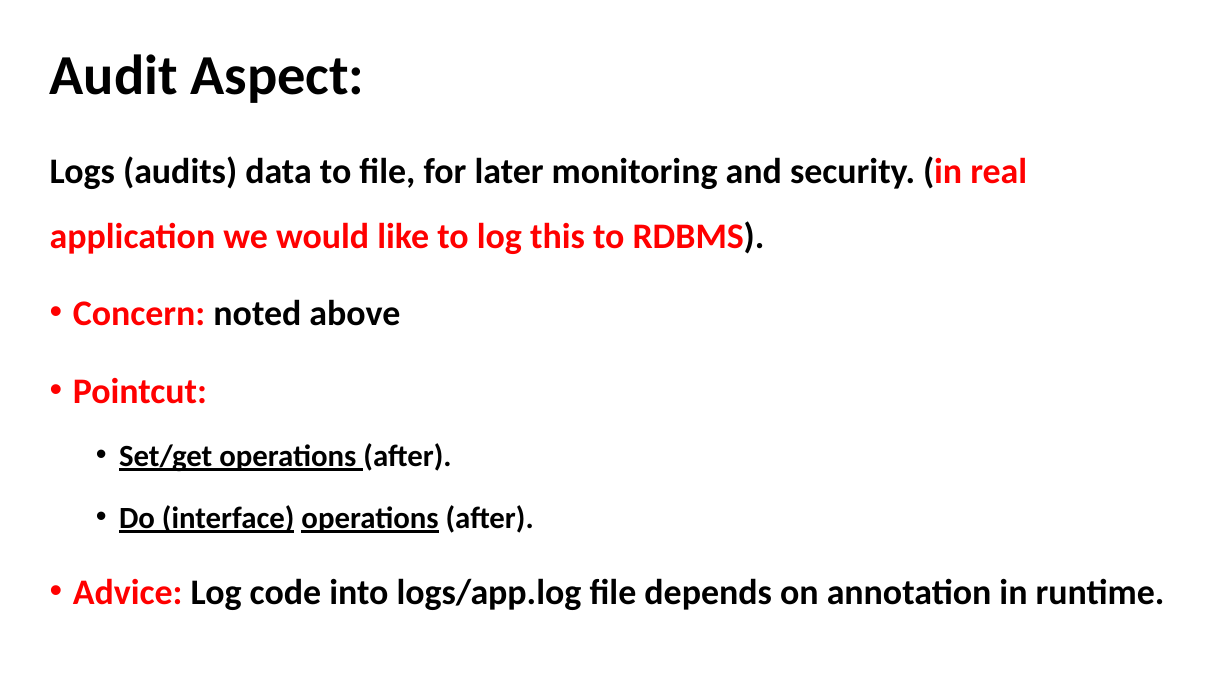
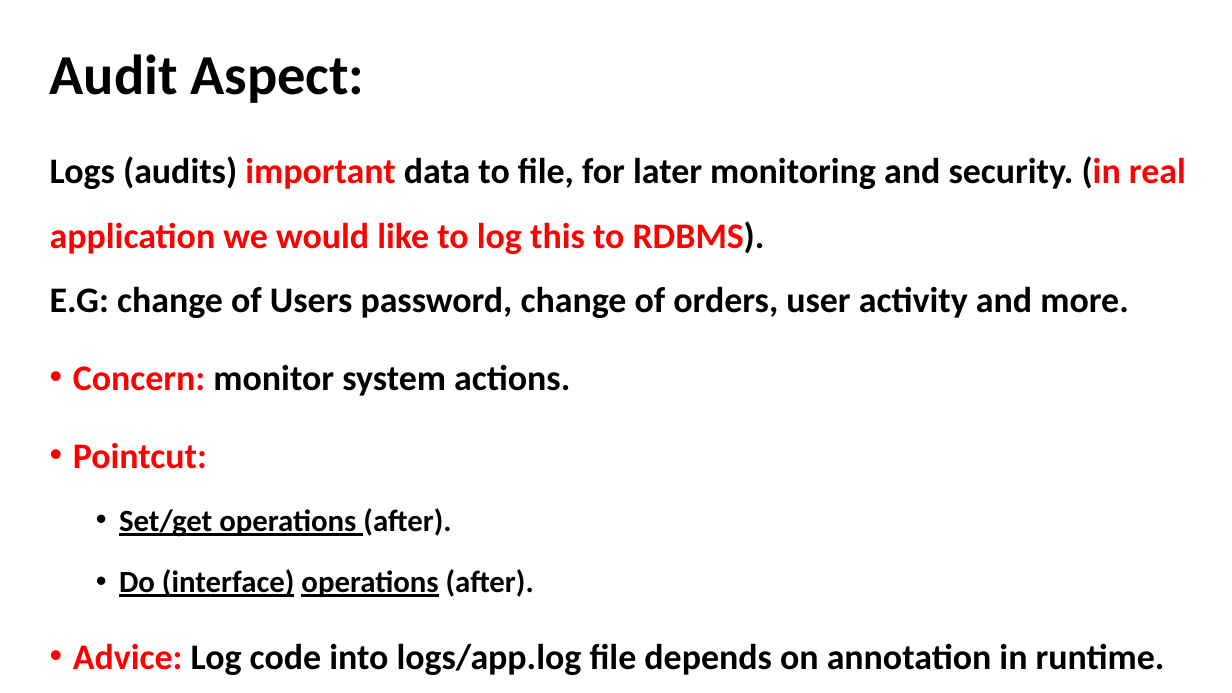
Before and after one commit to akotek/AOP, a slide deck: slide 15 of src/Final Project Presentation.pptx. Drawn at 1232x693 pixels with LibreOffice and Linux fonts; fonts in the diff are those of the drawing. Boxes give left, top, right and bottom in pixels: in the first picture for what was removed or moved away, otherwise in the second. Text is boxed around its words. In the diff, an @@ line names an element or a change of style, - is before the commit and + after.

Commit message:
FunctionalityAdderAspect impl

```diff
--- a/src/Final Project Presentation.pptx
+++ b/src/Final Project Presentation.pptx
@@ text at <box>50,156,1186,396</box>: text changed @@
-Logs (audits) data to file, for later monitoring and security. (in real application we would like to log this to RDBMS).
-• Concern: noted above
+Logs (audits) important data to file, for later monitoring and security. (in real application we would like to log this to RDBMS).
+E.G: change of Users password, change of orders, user activity and more.
+• Concern: monitor system actions.
```
Also in this commit, not shown: 21 other slides changed, 11 slides added, 4 slides removed, 5 other files.
